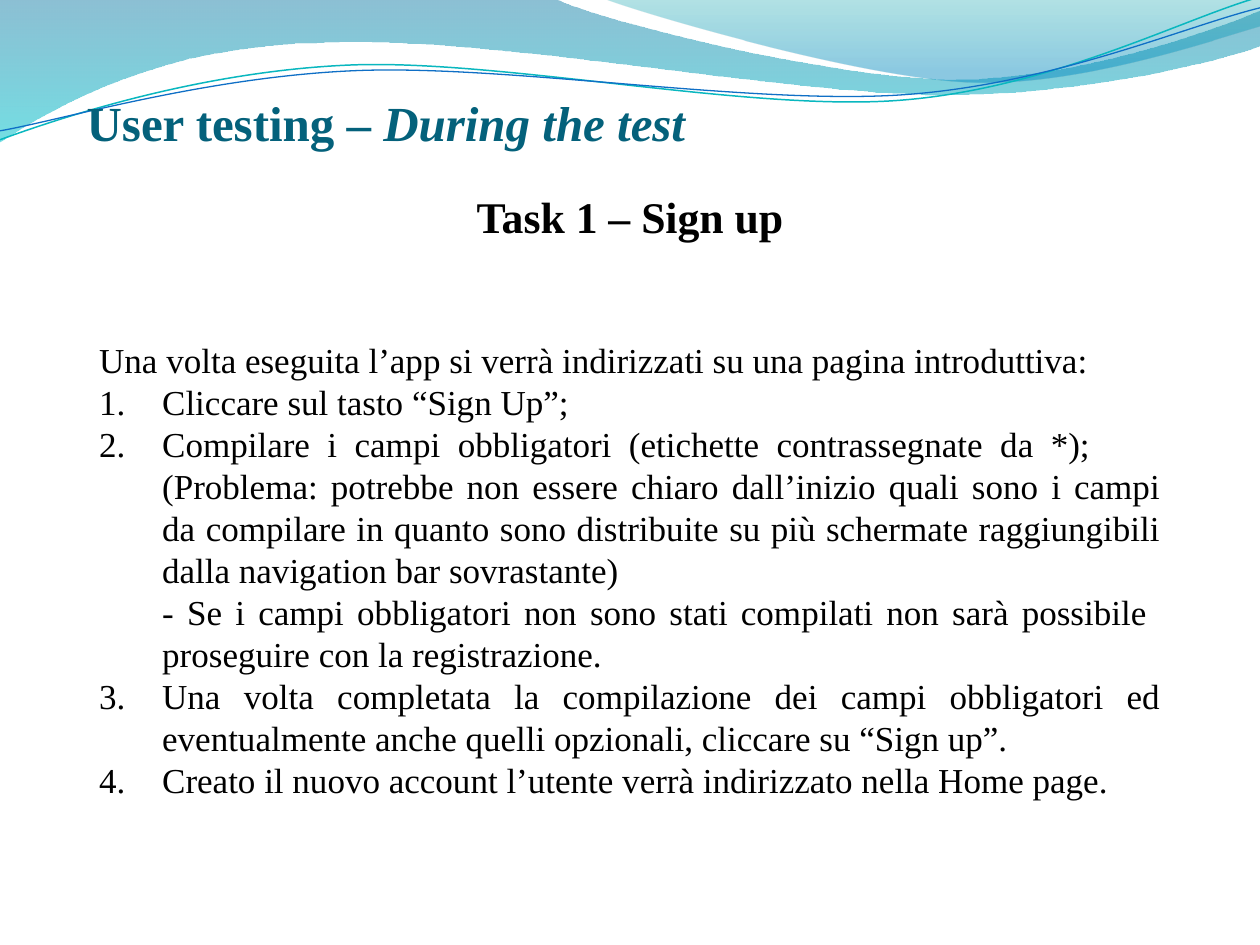
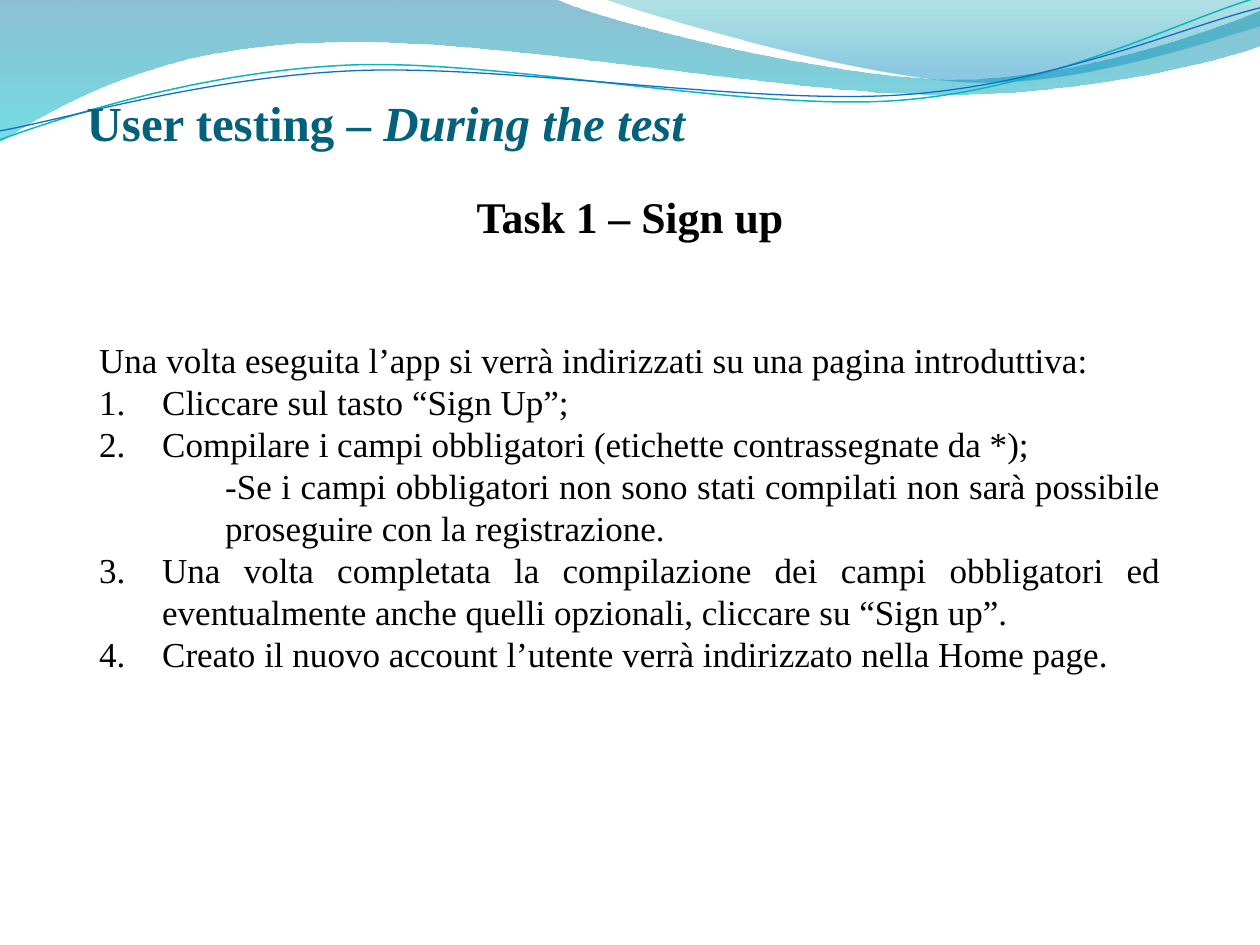
Before and after one commit to giusmastro91/Cognitive-systems, a slide deck: slide 23 of Prova_6/Leone_Mastrosimone_PresentazioneProgetto.pptx. Drawn at 1260x945 pixels with LibreOffice and Linux fonts; fonts in the diff are those of the drawing; background and template pictures are left out. Boxes give left, top, right and bottom in pixels: in the first picture for what was removed or moved away, otherwise in the second. Text is boxed around its words. In the diff, an @@ line names an element or a change of style, - is before the commit and + after.

```diff
--- a/Prova_6/Leone_Mastrosimone_PresentazioneProgetto.pptx
+++ b/Prova_6/Leone_Mastrosimone_PresentazioneProgetto.pptx
@@ text at (x1=162, y1=432, x2=1160, y2=548): text changed @@
-2. Compilare i campi obbligatori (etichette contrassegnate da *); (Problema: potrebbe non essere chiaro dall’inizio quali sono i campi da compilare in quanto sono distribuite su più schermate raggiungibili dalla navigation bar sovrastante)
-- Se i campi obbligatori non sono stati compilati non sarà possibile proseguire con la registrazione.
+2. Compilare i campi obbligatori (etichette contrassegnate da *);
+-Se i campi obbligatori non sono stati compilati non sarà possibile proseguire con la registrazione.
```
Also in this commit, not shown: 1 other slide changed.
